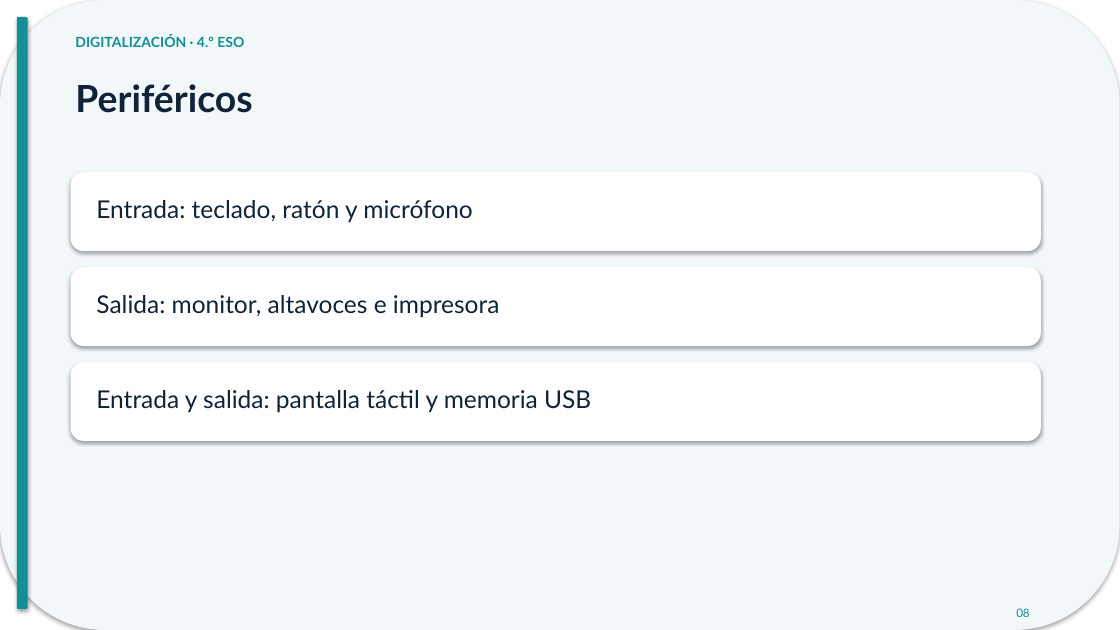
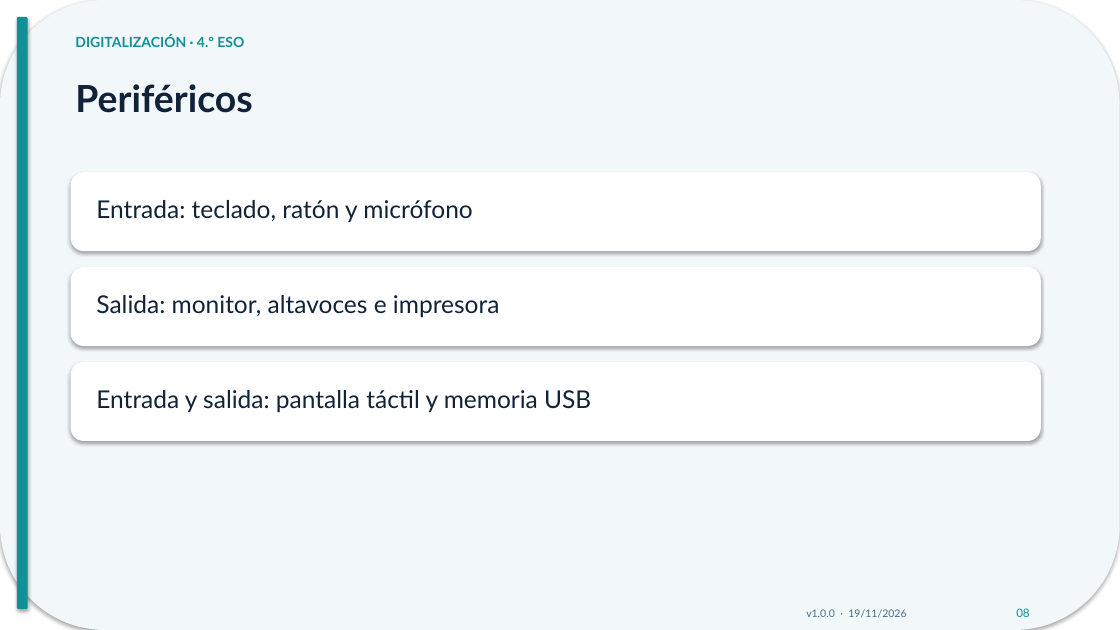
Before and after one commit to bitschips/digitaliza4, a slide deck: slide 8 of temas/tema-01-arquitectura-de-ordenadores/presentaciones/tema-01-arquitectura-de-ordenadores.pptx. Drawn at 1120x630 pixels with LibreOffice and Linux fonts; fonts in the diff are those of the drawing. Boxes give left, top, right and bottom in pixels: in the first picture for what was removed or moved away, otherwise in the second. Text is boxed around its words. In the diff, an @@ line names an element or a change of style, - is before the commit and + after.

```diff
--- a/temas/tema-01-arquitectura-de-ordenadores/presentaciones/tema-01-arquitectura-de-ordenadores.pptx
+++ b/temas/tema-01-arquitectura-de-ordenadores/presentaciones/tema-01-arquitectura-de-ordenadores.pptx
@@ text added at (806,609,906,618), 9 pt, text #447085 @@
+v1.0.0 · 19/11/2026
```
Also in this commit, not shown: 15 other slides changed.
